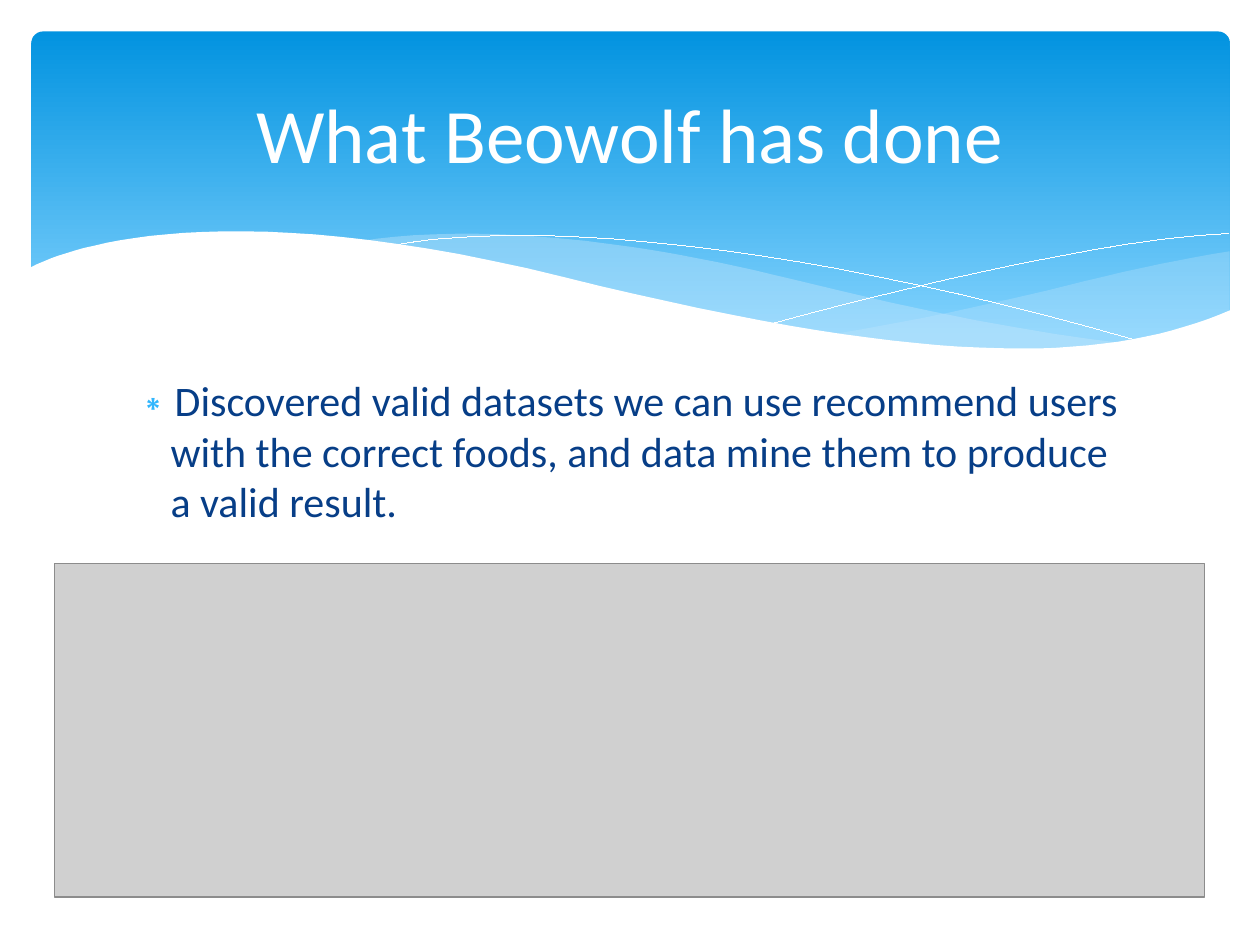
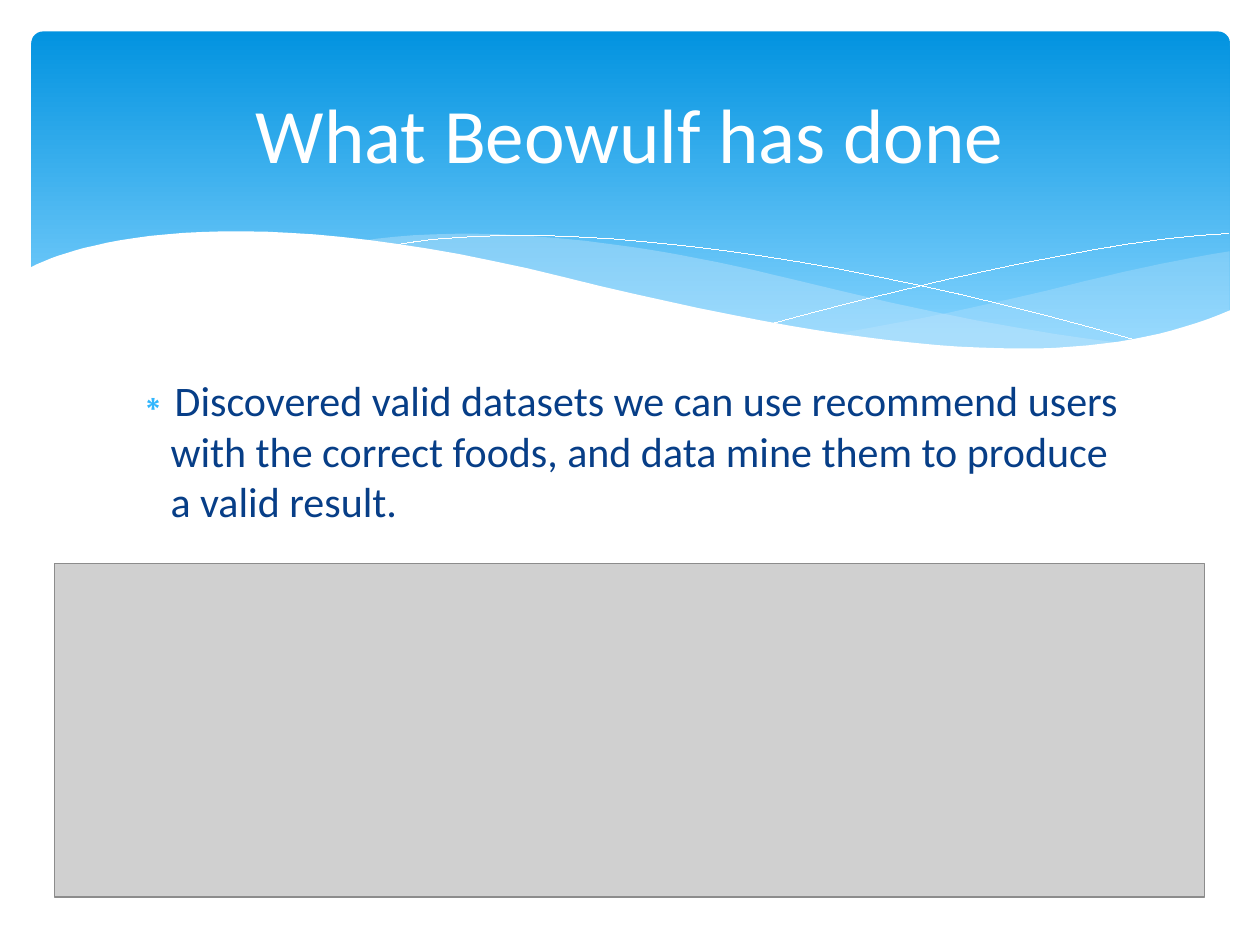
Before and after one commit to bahorn/ChinaProject, a slide deck: slide 8 of Group3 - Covendong.pptx. Drawn at 1260x945 pixels with LibreOffice and Linux fonts; fonts in the diff are those of the drawing; grey boxes stand for pictures. Boxes give left, top, right and bottom in pixels: in the first picture for what was removed or moved away, otherwise in the second. Text is boxed around its words. In the diff, an @@ line names an element or a change of style, - is before the commit and + after.

```diff
--- a/Group3 - Covendong.pptx
+++ b/Group3 - Covendong.pptx
@@ title at <box>256,109,1003,164</box>: text changed @@
-What Beowolf has done
+What Beowulf has done
```
Also in this commit, not shown: 2 other slides changed, 1 slide added, 1 slide removed.
